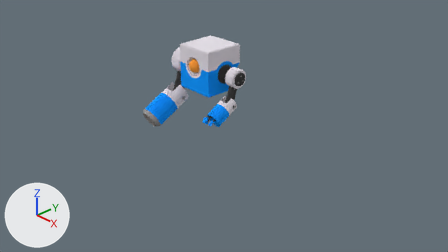
What one commit did to the Blender file little-robot.blend.
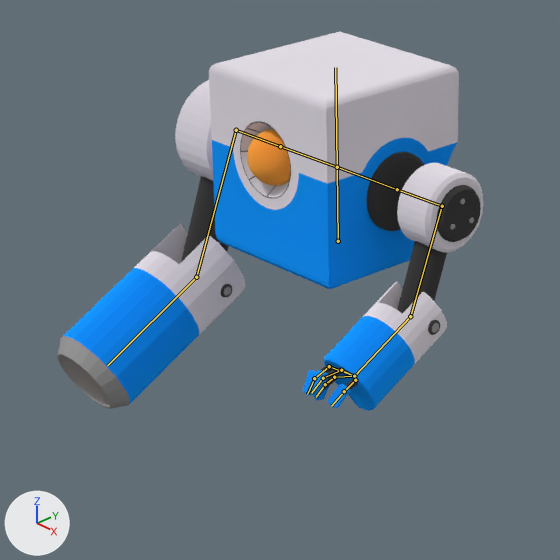
Old and new are each drawn from the file's camera 'Camera' and again close up on the part from 29% to 59% of the width and 11% to 65% of the height. The axes (+X, +Y, +Z) are drawn at lower left. The lights are the same throughout. The bones that bend it are drawn over the model as lines in the close-ups.

Names of what the first close-up shows: 'Robot'.
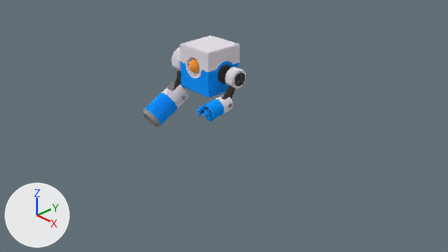
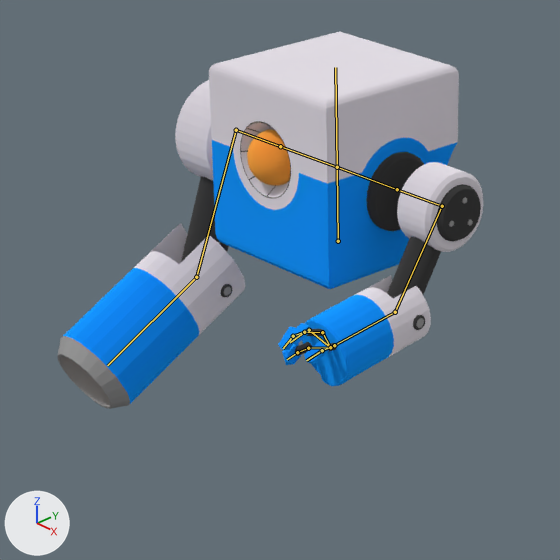
The newer file adds an action. The first version stands in its rest pose; the second is drawn at frame 60 of the action 'IdleLArm'.

What differs and where, as boxes (x1, y1, x2, y2) in the close-ups (560 x 560 px):
'Robot', posed: before (58, 32, 483, 411); after (58, 32, 483, 409)
bone 'arm.l.002', root to tip: before (442, 206) to (410, 316); after (442, 206) to (395, 312)
bone 'hand.l', root to tip: before (410, 316) to (354, 376); after (395, 312) to (330, 347)

Diff of the bpy script that builds the scene:
```diff
--- a/little-robot.blend.py
+++ b/little-robot.blend.py
@@ bone_arm_l_002 @@
 bone_arm_l_002 = bpy.data.objects['Armature'].pose.bones['arm.l.002']  # child of 'arm.l.001'
-bone_arm_l_002.rotation_quaternion = (1.0, 0.0, 0.0, 0.0)  # degrees (0, 0, 0)
+bone_arm_l_002.rotation_quaternion = (0.995, 0.104, 0.0, 0.0)  # degrees (12, 0, 0)
@@ bone_hand_l @@
 bone_hand_l = bpy.data.objects['Armature'].pose.bones['hand.l']  # child of 'arm.l.002'
-bone_hand_l.rotation_quaternion = (1.0, 0.0, 0.0, 0.0)  # degrees (0, 0, 0)
+bone_hand_l.rotation_quaternion = (0.997, 0.074, 0.0, 0.0)  # degrees (9, 0, 0)
```
